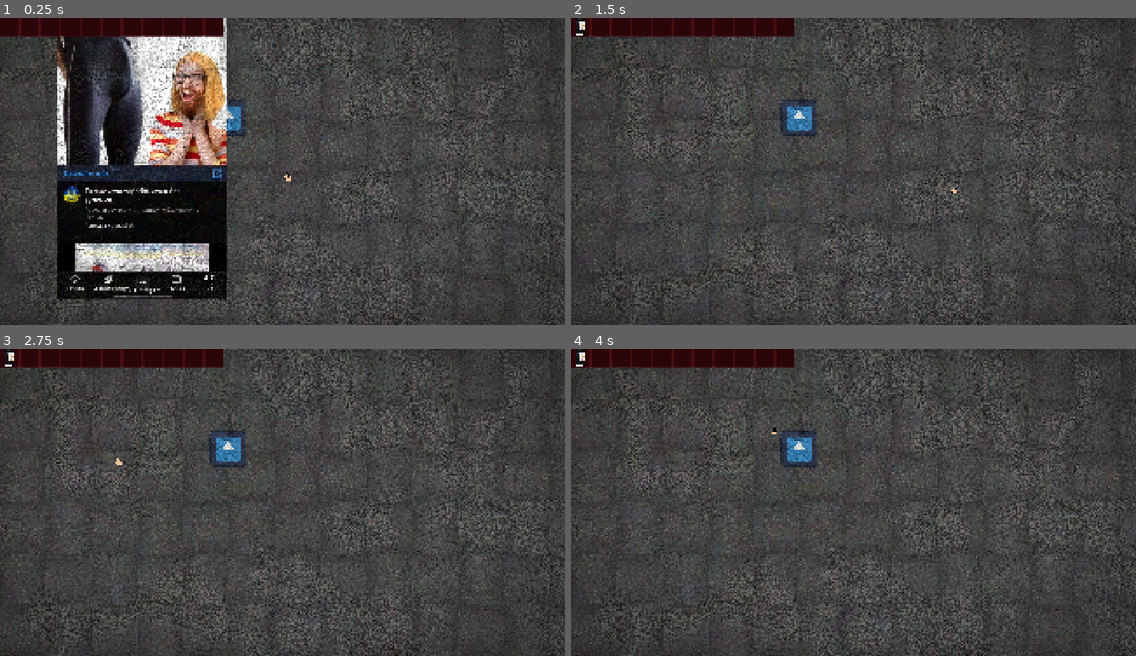
Above: before the commit, frames 1-4 (two rows, left to right).
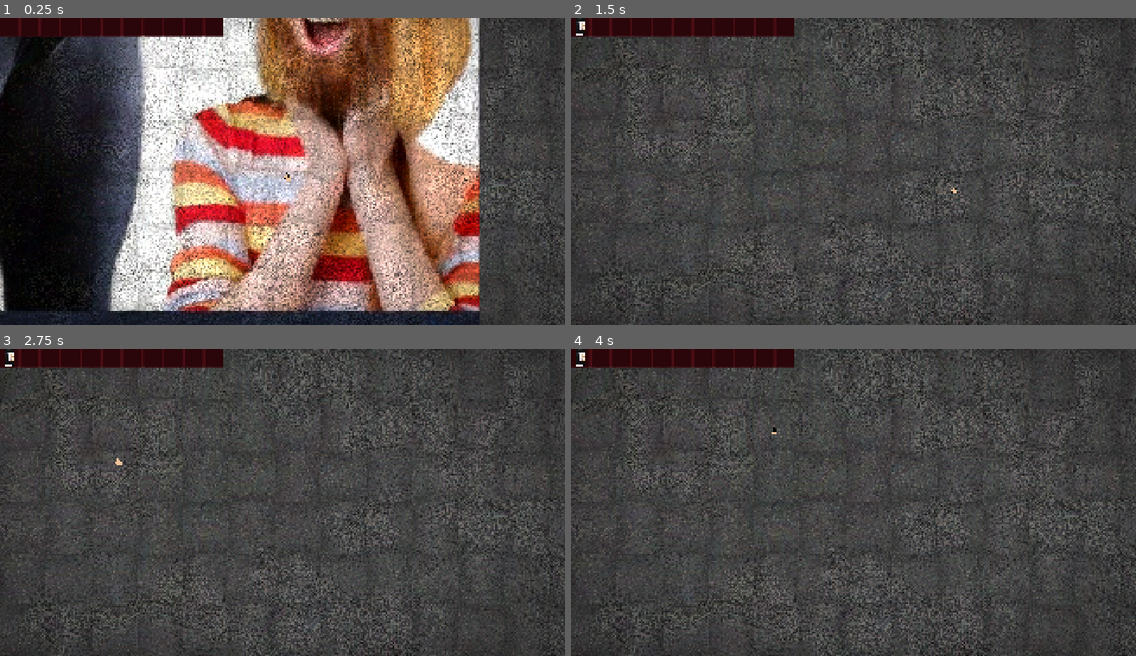
Above: after the commit, the same moments.

Repository: Uther871/kryvokray
Game: Godot game, scene res://main.tscn
Two runs of this game, one before a commit and one after it. Both use one fixed random seed, a clock stepped at 60 frames per second and the inputs below. This scene is started directly instead of the project's main scene. The engine's default icon, where the game draws it, is replaced by a stand-in: a white triangle on a blue panel in a dark square.
Inputs (mouse positions are in pixels of both pictures, inside the frame that each line leads up to):
- Up to frame 1 (0.25 s): no input
- Up to frame 2 (1.5 s): tap Enter at 0.5 s; drag from (712, 116) to (910, 103) at 0.52 s; tap Space at 1.25 s; drag from (1023, 217) to (797, 116) at 1.27 s
- Up to frame 3 (2.75 s): tap Enter at 2 s; move the mouse to (113, 456) at 2.02 s; click (113, 456) at 2.17 s
- Up to frame 4 (4 s): tap Space at 2.75 s; drag from (881, 502) to (684, 456) at 2.77 s; tap Enter at 3.5 s; move the mouse to (768, 425) at 3.52 s; click (768, 425) at 3.67 s

The runs differ from the first frame. In frame 1, 75% of the frame differs, in the area x 0-88%, y 0-100%; in frame 2, 0.7%; in frame 3, 0.7%; in frame 4, 0.7%.

Commit message:
WIP: hover highlight, swamp zone, plank spawn (not working yet)

Diff:
--- /dev/null
+++ b/game.gd
@@ -0,0 +1,20 @@
+extends Node
+
+signal flag_set(id: StringName)
+
+var data := {}
+var flags := {}
+var next_spawn_x := -1.0
+
+func set_flag(id: StringName) -> void:
+	if flags.get(id, false):
+		return
+	flags[id] = true
+	flag_set.emit(id)
+
+func has_flag(id: StringName) -> bool:
+	return flags.get(id, false)
+
+func go_to(scene_path: String, spawn_x := -1.0) -> void:
+	next_spawn_x = spawn_x
+	get_tree().change_scene_to_file(scene_path)
--- /dev/null
+++ b/hover_fx.gd
@@ -0,0 +1,53 @@
+extends Node
+
+const FADE_TIME := 0.12
+
+var _entries := {}
+var _hovered := {}
+
+func register(area: Area2D, target: CanvasItem, strength := 1.35) -> void:
+	if area == null or target == null:
+		return
+	_entries[area] = {"target": target, "base": target.modulate, "strength": strength, "tween": null}
+	area.tree_exiting.connect(func(): unregister(area, false))
+
+func unregister(area: Area2D, restore := true) -> void:
+	if not _entries.has(area):
+		return
+	if restore and _hovered.has(area):
+		_fade(area, false)
+	_entries.erase(area)
+	_hovered.erase(area)
+
+func _physics_process(_delta: float) -> void:
+	if _entries.is_empty():
+		return
+	var viewport := get_viewport()
+	var query := PhysicsPointQueryParameters2D.new()
+	query.position = viewport.get_canvas_transform().affine_inverse() * viewport.get_mouse_position()
+	query.collide_with_areas = true
+	query.collide_with_bodies = false
+	var now := {}
+	for hit in viewport.world_2d.direct_space_state.intersect_point(query, 32):
+		if _entries.has(hit.collider):
+			now[hit.collider] = true
+	for area in now:
+		if not _hovered.has(area):
+			_fade(area, true)
+	for area in _hovered.keys():
+		if not now.has(area):
+			_fade(area, false)
+	_hovered = now
+
+func _fade(area: Area2D, on: bool) -> void:
+	var e: Dictionary = _entries[area]
+	var target: CanvasItem = e["target"]
+	if not is_instance_valid(target):
+		return
+	if e["tween"] != null and e["tween"].is_valid():
+		e["tween"].kill()
+	var base: Color = e["base"]
+	var s: float = e["strength"]
+	var color := Color(base.r * s, base.g * s, base.b * s, base.a) if on else base
+	e["tween"] = target.create_tween()
+	e["tween"].tween_property(target, "modulate", color, FADE_TIME)
--- a/items/interactable.gd
+++ b/items/interactable.gd
@@ -4,24 +4,72 @@
 
 @export var required_item: ItemData
 @export var stop_distance := 150.0
-@export var result_texture: Texture2D  # що показати після використання
+@export var result_texture: Texture2D
+@export var sets_flag: StringName = &""
+@export var invisible_zone := false
+@export var spawn_scene: PackedScene
+@export var spawn_item: ItemData
+@export var highlight_target: CanvasItem
+@export var hover_strength := 1.35
+
+@onready var sprite: Sprite2D = get_node_or_null("Sprite2D")
 
 var _done := false
+var _flag: StringName
+var _drop_pos := Vector2.ZERO
+
+func _ready() -> void:
+	var scene_path := owner.scene_file_path if owner else ""
+	_flag = StringName("used/%s/%s" % [scene_path, name])
+	if sprite and invisible_zone:
+		sprite.visible = false
+	if Game.has_flag(_flag):
+		_done = true
+		_apply_result()
+		if Game.data.has(_flag):
+			_spawn.call_deferred(Game.data[_flag], false)
+		return
+	var target: CanvasItem = highlight_target if highlight_target else sprite
+	HoverFX.register(self, target, hover_strength)
 
 func use_item(item: ItemData) -> bool:
 	if _done or required_item == null or item.id != required_item.id:
-		print("Не підходить")
 		return false
 	_done = true
+	_drop_pos = get_global_mouse_position()
 	var player = get_tree().get_first_node_in_group("player")
 	if player:
-		player.walk_to(global_position.x, _on_used, stop_distance)
+		var target_x := _drop_pos.x if invisible_zone else global_position.x
+		player.walk_to(target_x, _on_used, stop_distance)
 	else:
 		_on_used()
 	return true
 
 func _on_used() -> void:
-	print("Підійшло!")
-	if result_texture:
-		$Sprite2D.texture = result_texture
+	HoverFX.unregister(self)
+	Game.set_flag(_flag)
+	if sets_flag != &"":
+		Game.set_flag(sets_flag)
+	if spawn_scene and spawn_item:
+		Game.data[_flag] = _drop_pos
+		_spawn(_drop_pos, true)
+	_apply_result()
 	used.emit()
+
+func _spawn(pos: Vector2, animate: bool) -> void:
+	var p = spawn_scene.instantiate()
+	p.item = spawn_item
+	p.persistent_id = StringName("spawned/%s" % _flag)
+	get_parent().add_child(p)
+	p.global_position = pos
+	if animate:
+		p.global_position = pos + Vector2(0, 40)
+		p.modulate.a = 0.0
+		var tw = p.create_tween().set_parallel(true)
+		tw.tween_property(p, "global_position", pos, 0.6).set_trans(Tween.TRANS_SINE).set_ease(Tween.EASE_OUT)
+		tw.tween_property(p, "modulate:a", 1.0, 0.6)
+
+func _apply_result() -> void:
+	if sprite and result_texture:
+		sprite.texture = result_texture
+		sprite.visible = true
--- a/items/interactable.tscn
+++ b/items/interactable.tscn
@@ -1,16 +1,17 @@
 [gd_scene format=3 uid="uid://d1cl4wysqp75p"]
 
 [ext_resource type="Script" uid="uid://frecyftkglds" path="res://items/interactable.gd" id="1_jcy0q"]
-[ext_resource type="Texture2D" uid="uid://r61frcepvino" path="res://icon.svg" id="2_0k2he"]
 
 [sub_resource type="RectangleShape2D" id="RectangleShape2D_sa2ql"]
 size = Vector2(128, 128)
 
 [node name="Interactable" type="Area2D" unique_id=1697387096]
 script = ExtResource("1_jcy0q")
+stop_distance = null
+sets_flag = null
+invisible_zone = null
 
 [node name="Sprite2D" type="Sprite2D" parent="." unique_id=766996812]
-texture = ExtResource("2_0k2he")
 
 [node name="CollisionShape2D" type="CollisionShape2D" parent="." unique_id=399753908]
 position = Vector2(-0.5, 0)
--- a/items/pickup.gd
+++ b/items/pickup.gd
@@ -1,10 +1,46 @@
+@tool
 extends Area2D
 
-@export var item: ItemData
+@export var item: ItemData:
+	set(value):
+		item = value
+		if is_node_ready():
+			_update_sprite()
 @export var stop_distance := 150.0
+@export var requires_flag: StringName = &""
+@export var persistent_id: StringName = &""
+
+var _flag: StringName
 
 func _ready() -> void:
-	$Sprite2D.texture = item.icon
+	_update_sprite()
+	if Engine.is_editor_hint():
+		return
+	if persistent_id != &"":
+		_flag = persistent_id
+	else:
+		var scene_path := owner.scene_file_path if owner else ""
+		_flag = StringName("picked/%s/%s" % [scene_path, name])
+	if Game.has_flag(_flag):
+		queue_free()
+		return
+	if requires_flag != &"" and not Game.has_flag(requires_flag):
+		_set_active(false)
+		Game.flag_set.connect(_on_flag_set)
+	HoverFX.register(self, get_node_or_null("Sprite2D"))
+
+func _update_sprite() -> void:
+	var s := get_node_or_null("Sprite2D")
+	if s and item:
+		s.texture = item.icon
+
+func _on_flag_set(id: StringName) -> void:
+	if id == requires_flag:
+		_set_active(true)
+
+func _set_active(on: bool) -> void:
+	visible = on
+	input_pickable = on
 
 func _input_event(_viewport, event, _shape_idx) -> void:
 	if event is InputEventMouseButton and event.pressed and event.button_index == MOUSE_BUTTON_LEFT:
@@ -16,4 +52,5 @@
 
 func _pick_up() -> void:
 	if Inventory.add_item(item):
+		Game.set_flag(_flag)
 		queue_free()
--- a/items/pickup.tscn
+++ b/items/pickup.tscn
@@ -9,6 +9,7 @@
 script = ExtResource("1_iqk3k")
 
 [node name="Sprite2D" type="Sprite2D" parent="." unique_id=586397378]
+scale = Vector2(4, 4)
 
 [node name="CollisionShape2D" type="CollisionShape2D" parent="." unique_id=1424845775]
 shape = SubResource("RectangleShape2D_sa2ql")
--- /dev/null
+++ b/items/plank.tres
@@ -0,0 +1,11 @@
+[gd_resource type="Resource" script_class="ItemData" format=3 uid="uid://bfjhsu3r6r47o"]
+
+[ext_resource type="Texture2D" uid="uid://s2nmdd5g7nyl" path="res://assets/peaceofwood.png" id="1_eq3sy"]
+[ext_resource type="Script" uid="uid://0e1dupy38its" path="res://inventory/item_data.gd" id="1_upd3e"]
+
+[resource]
+script = ExtResource("1_upd3e")
+id = &"plank"
+display_name = "Дошка"
+icon = ExtResource("1_eq3sy")
+metadata/_custom_type_script = "uid://0e1dupy38its"
--- /dev/null
+++ b/items/shovel.tres
@@ -0,0 +1,11 @@
+[gd_resource type="Resource" script_class="ItemData" format=3 uid="uid://drkkmrqt45btp"]
+
+[ext_resource type="Script" uid="uid://0e1dupy38its" path="res://inventory/item_data.gd" id="1_1dg4e"]
+[ext_resource type="Texture2D" uid="uid://mvuuawb8ip1h" path="res://assets/shovel.png" id="1_1wpxi"]
+
+[resource]
+script = ExtResource("1_1dg4e")
+id = &"shovel"
+display_name = "Лопата"
+icon = ExtResource("1_1wpxi")
+metadata/_custom_type_script = "uid://0e1dupy38its"
--- a/levels/chechek.gd
+++ b/levels/chechek.gd
@@ -22,8 +22,11 @@
 	_base_offset = sprite.offset
 
 func walk_to(x: float, on_arrive: Callable = Callable(), stop_distance := 0.0) -> void:
-	var dir := signf(x - position.x)
-	target_x = clampf(x - dir * stop_distance, min_x, max_x)
+	var dx := x - position.x
+	if absf(dx) <= stop_distance:
+		target_x = position.x
+	else:
+		target_x = clampf(x - signf(dx) * stop_distance, min_x, max_x)
 	_on_arrive = on_arrive
 
 func _unhandled_input(event: InputEvent) -> void:
--- /dev/null
+++ b/levels/exit.tscn
@@ -0,0 +1,12 @@
+[gd_scene format=3 uid="uid://crd52ln6gymk1"]
+
+[ext_resource type="Script" uid="uid://cnd0pf6uswbj3" path="res://levels/exit.gd" id="1_pqk8q"]
+
+[sub_resource type="RectangleShape2D" id="RectangleShape2D_sa2ql"]
+size = Vector2(150, 600)
+
+[node name="Exit" type="Area2D" unique_id=931959455]
+
+[node name="CollisionShape2D" type="CollisionShape2D" parent="." unique_id=1933073846]
+shape = SubResource("RectangleShape2D_sa2ql")
+script = ExtResource("1_pqk8q")
--- /dev/null
+++ b/levels/level_1_right.tscn
@@ -0,0 +1,45 @@
+[gd_scene format=3 uid="uid://dos5t138rihm0"]
+
+[ext_resource type="Texture2D" uid="uid://bqdyp1384yyms" path="res://assets/background_lvl1.png" id="1_2j5l0"]
+[ext_resource type="Script" uid="uid://elotoqivu4ys" path="res://levels/chechek.gd" id="2_xcoeh"]
+[ext_resource type="Texture2D" uid="uid://cwqq5wp2fv0mw" path="res://assets/CHechek.png" id="3_ky6kv"]
+[ext_resource type="PackedScene" uid="uid://d1cl4wysqp75p" path="res://items/interactable.tscn" id="4_dvyxu"]
+[ext_resource type="Resource" uid="uid://drkkmrqt45btp" path="res://items/shovel.tres" id="5_dtmw5"]
+[ext_resource type="PackedScene" uid="uid://bokq17b5cfsv7" path="res://items/pickup.tscn" id="6_c7op4"]
+
+[node name="Level1" type="Node2D" unique_id=296662728]
+
+[node name="background" type="Sprite2D" parent="." unique_id=545153352]
+texture = ExtResource("1_2j5l0")
+centered = false
+region_enabled = true
+region_rect = Rect2(0, 0, 1920, 1080)
+
+[node name="Chechek" type="Node2D" parent="." unique_id=832540250]
+position = Vector2(400, 740)
+script = ExtResource("2_xcoeh")
+
+[node name="Sprite2D" type="Sprite2D" parent="Chechek" unique_id=1495508413]
+position = Vector2(101.999985, -114.999985)
+scale = Vector2(8.993, 9)
+texture = ExtResource("3_ky6kv")
+
+[node name="Camera2D" type="Camera2D" parent="Chechek/Sprite2D" unique_id=1733283158]
+limit_left = 0
+limit_top = 0
+limit_right = 1920
+limit_bottom = 1080
+
+[node name="Swamp" type="Sprite2D" parent="." unique_id=1262847391]
+texture = ExtResource("1_2j5l0")
+centered = false
+region_enabled = true
+region_rect = Rect2(1920, 0, 1924, 1080)
+
+[node name="Shovel" parent="." unique_id=1572774210 instance=ExtResource("6_c7op4")]
+position = Vector2(960, 723)
+item = ExtResource("5_dtmw5")
+
+[node name="SwampZone" parent="." unique_id=1697387096 instance=ExtResource("4_dvyxu")]
+position = Vector2(945, 933)
+scale = Vector2(30, 3)
--- a/project.godot
+++ b/project.godot
@@ -20,6 +20,8 @@
 Inventory="*uid://ct3n1w73bbm1k"
 PaintFX="*res://fx/oil_paint_layer.tscn"
 Cursor="*uid://c00cuq13wa2r6"
+Game="*uid://bp043quh0sejf"
+HoverFX="*uid://buw0obc50d8ya"
 
 [display]
 
Not shown, added: game.gd.uid
Not shown, added: hover_fx.gd.uid
Empty file added: levels/exit.gd
Not shown, added: levels/exit.gd.uid
